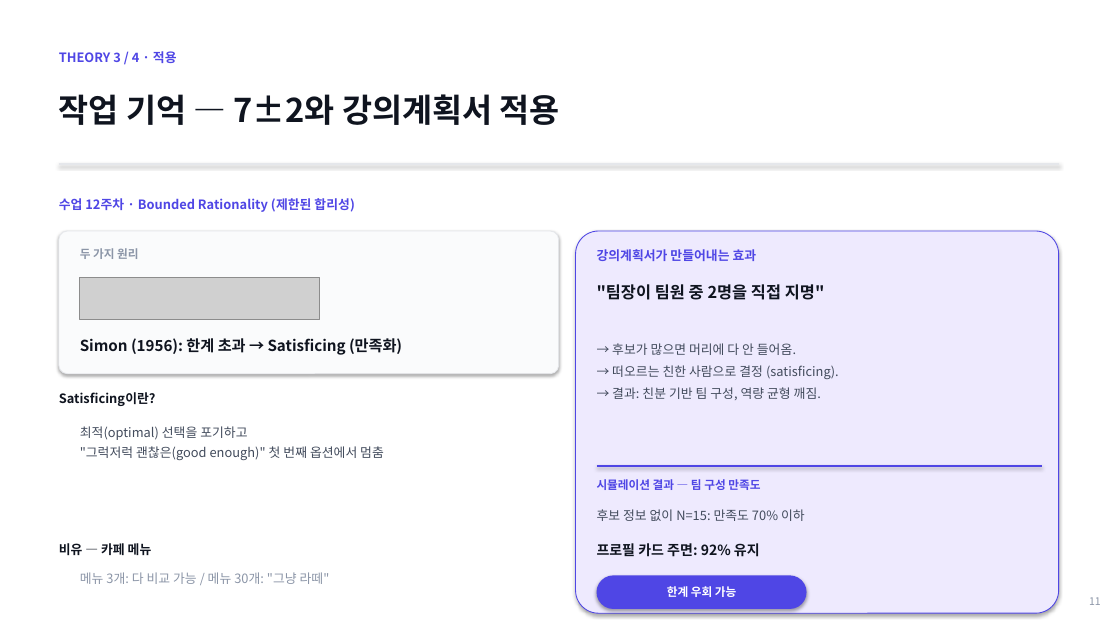
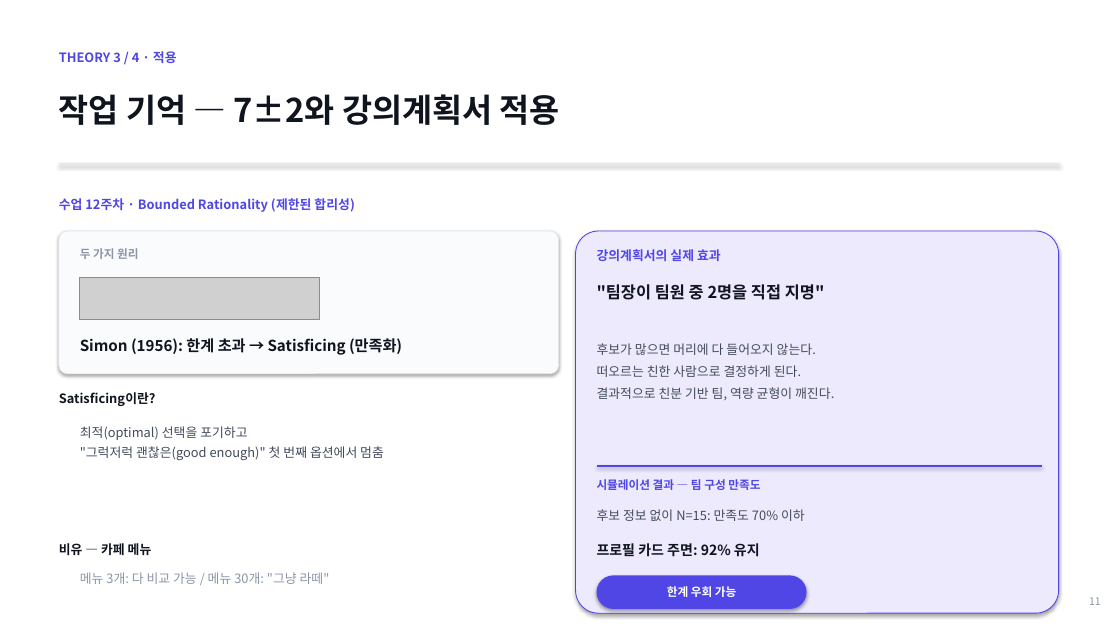
Before and after one commit to lshpy/imen315-syllabus-meta, a slide deck: slide 11 of team_project/kickoff_2026-05-11.pptx. Drawn at 1120x630 pixels with LibreOffice and Linux fonts; fonts in the diff are those of the drawing; grey boxes stand for pictures. Boxes give left, top, right and bottom in pixels: in the first picture for what was removed or moved away, otherwise in the second. Text is boxed around its words. In the diff, an @@ line names an element or a change of style, - is before the commit and + after.

```diff
--- a/team_project/kickoff_2026-05-11.pptx
+++ b/team_project/kickoff_2026-05-11.pptx
@@ text at (597, 249, 721, 261): text changed @@
-강의계획서가 만들어내는 효과
+강의계획서의 실제 효과
@@ text at (597, 343, 834, 400): text changed @@
-→ 후보가 많으면 머리에 다 안 들어옴.
-→ 떠오르는 친한 사람으로 결정 (satisficing).
-→ 결과: 친분 기반 팀 구성, 역량 균형 깨짐.
+후보가 많으면 머리에 다 들어오지 않는다.
+떠오르는 친한 사람으로 결정하게 된다.
+결과적으로 친분 기반 팀, 역량 균형이 깨진다.
```
Also in this commit, not shown: 9 other slides changed, 1 slide added, 1 slide removed, 1 other file.
